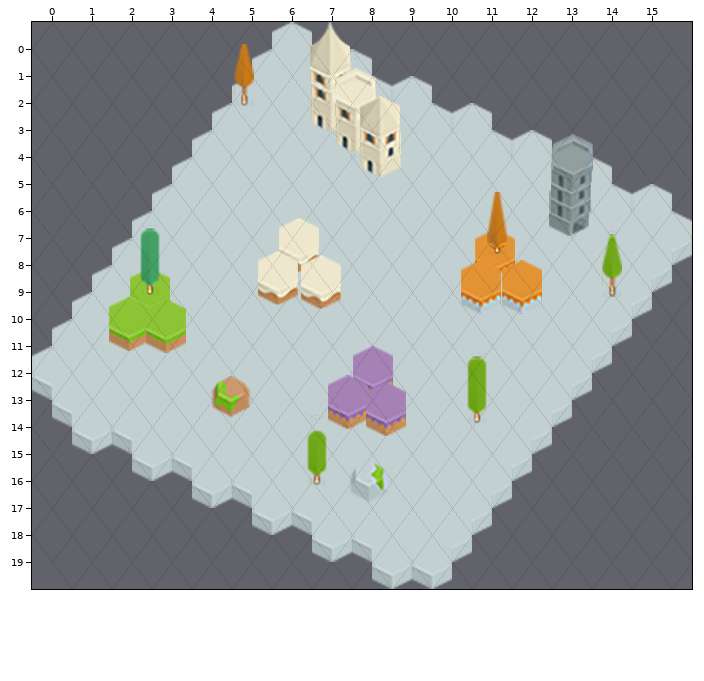
Level history. Tiled map: 2DGPProject/Resources/Maps/Level_02.tmx. The first picture shows the starting point.
Cells are 40x54 px. Hexagonal. Every second row is shifted by half a cell. Shown: x 0..15, y 0..19.
The result:
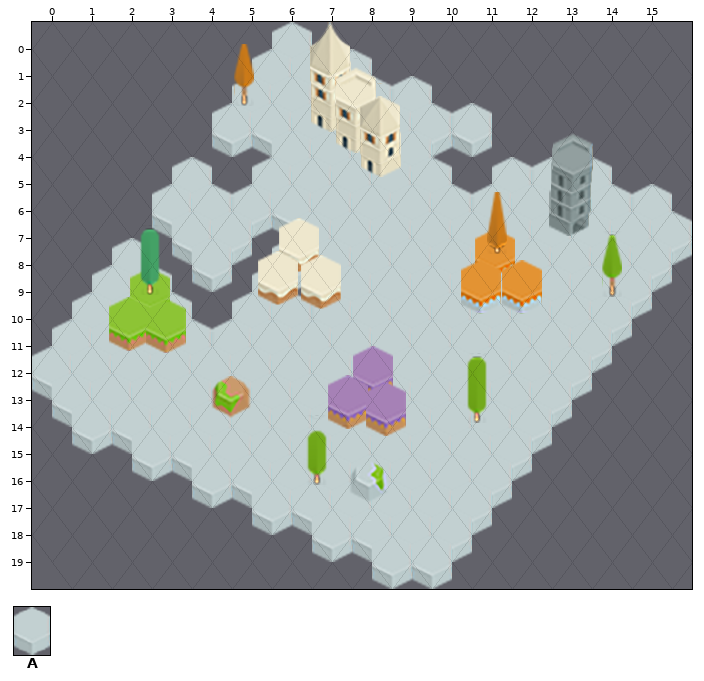
Key: from "fullTiles": A 17.
_ is an empty cell, . an unchanged one.
The commit says: Terrorlight 캐릭터 추가 및 TileState와 GameState 추가
What changed:
--- layer "Tile Layer 1"
@@ x 4..12 @@
- 4 AA....AAA
- 5 A.....A..
+ 4 __....___
+ 5 _....._..
@@ x 2..5 @@
- 7 A..A
- 8 .A.A
- 9 .AA.
-10 ..A.
+ 7 _.._
+ 8 ._._
+ 9 .__.
+10 .._.
Changed places in both pictures, as pixel boxes (x1, y1, x2, y2):
removed: (132, 130, 290, 330)
removed: (432, 130, 552, 195)
